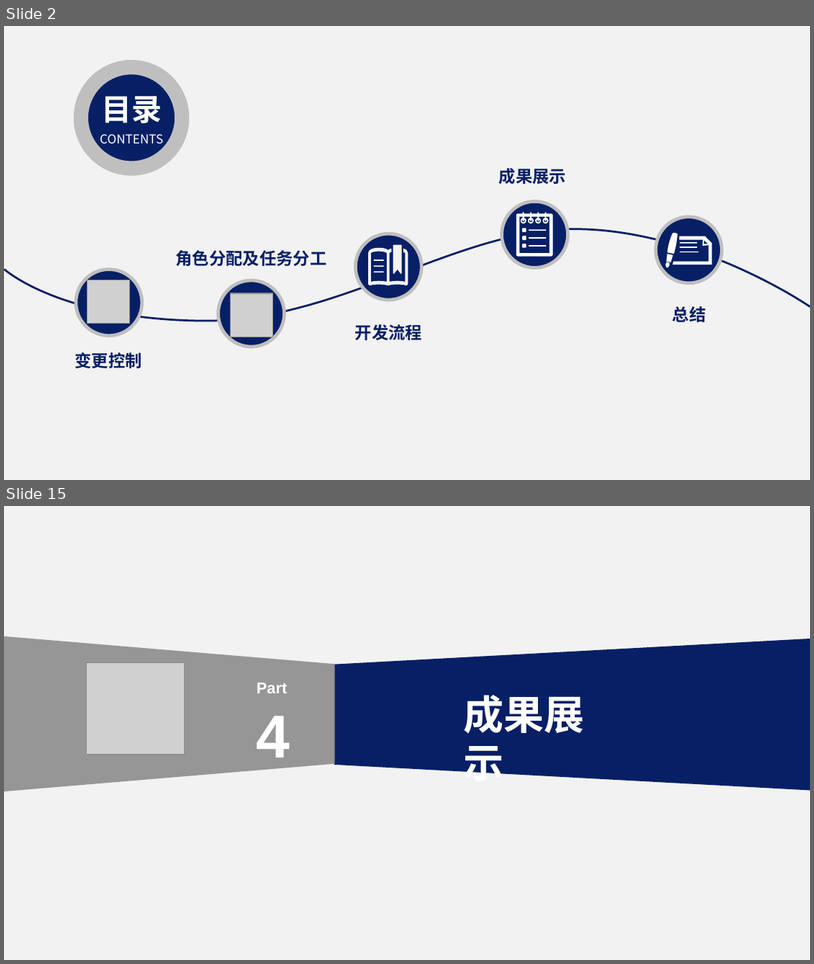
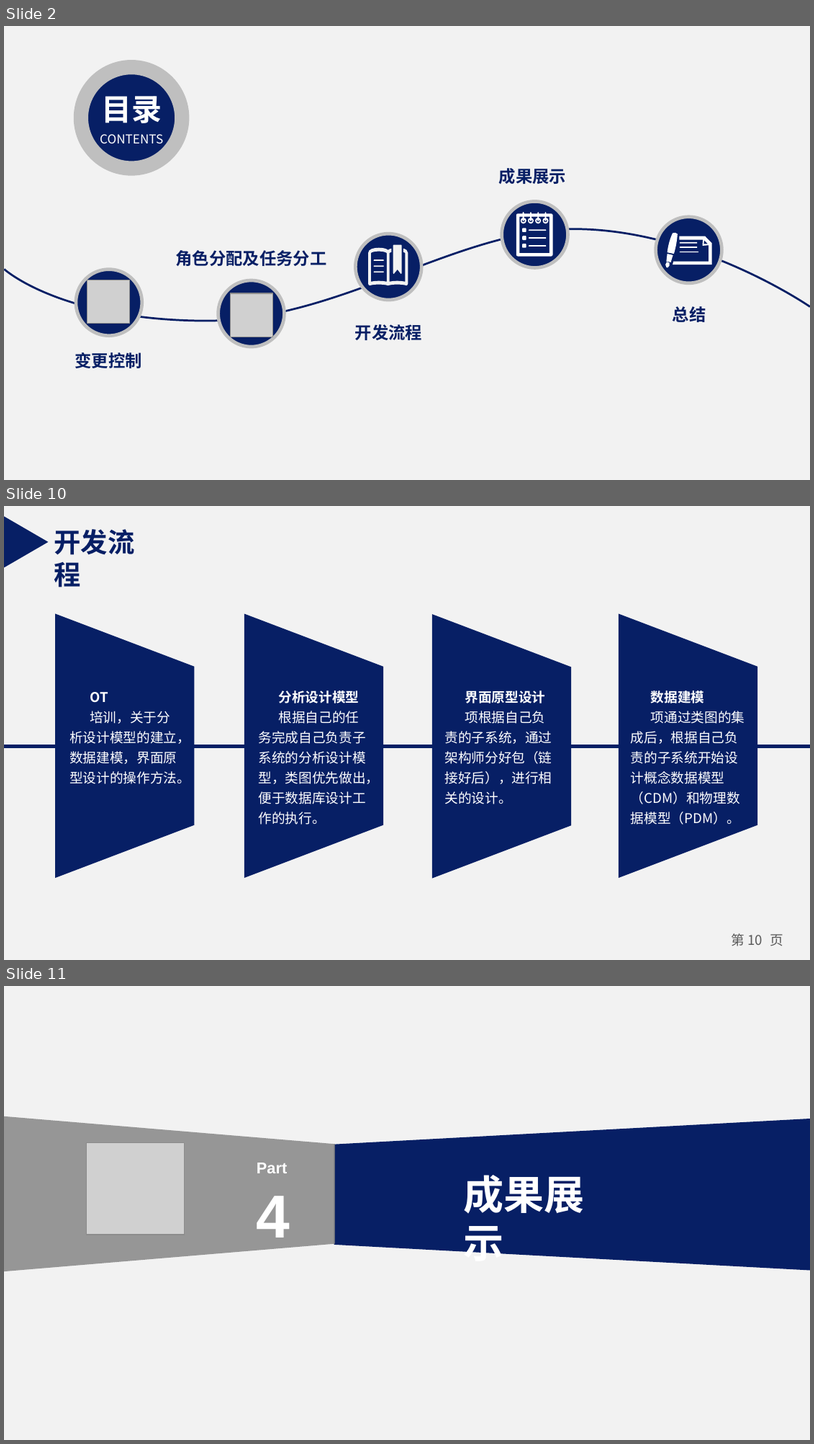
Before and after one commit to NillsWang/OlineEducationSys, a slide deck: practical_exloir/精化阶段/8组 阶段评审 刘杰 .pptx. Shown one above the other, each under a label of ours: slides 2 and 15 before the commit, slides 2, 10 and 11 after it; the slides between them are not shown. The pictures are 814x964 and 814x1444 pixels, drawn with LibreOffice and Linux fonts; fonts in the diff are those of the drawing; grey boxes stand for pictures. Boxes give left, top, right and bottom in pixels: in the first picture for what was removed or moved away, otherwise in the second. Text is boxed around its words. In the diff, an @@ line names an element or a change of style, - is before the commit and + after.

```diff
--- a/practical_exloir/精化阶段/8组 阶段评审 刘杰 .pptx
+++ b/practical_exloir/精化阶段/8组 阶段评审 刘杰 .pptx
@@ slide 10 added at [4,506,810,960], background #F2F2F2 @@
@@ triangle added at [5,516,49,568], fill #071F65 @@
@@ text added at [54,529,135,587], 24 pt, text #071F65, bold @@
+开发流程
@@ freeform shape added at [56,614,195,878], fill #071F65 @@
@@ freeform shape added at [244,614,384,878], fill #071F65 @@
@@ freeform shape added at [432,614,571,878], fill #071F65 @@
@@ freeform shape added at [618,614,758,878], fill #071F65 @@
@@ text added at [70,692,190,784], 12 pt, text #FFFFFF @@
+OT
+培训，关于分析设计模型的建立，数据建模，界面原型设计的操作方法。
@@ text added at [259,690,380,824], 12 pt, text #FFFFFF @@
+分析设计模型
+根据自己的任务完成自己负责子系统的分析设计模型，类图优先做出，便于数据库设计工作的执行。
@@ text added at [445,690,552,804], 12 pt, text #FFFFFF @@
+界面原型设计
+项根据自己负责的子系统，通过架构师分好包（链接好后），进行相关的设计。
@@ text added at [631,688,746,824], 12 pt, text #FFFFFF @@
+数据建模
+项通过类图的集成后，根据自己负责的子系统开始设计概念数据模型（CDM）和物理数据模型（PDM）。
@@ line added from (4, 746) to (810, 746), #071F65 3 pt @@
@@ page number added at [732,933,784,946], 12 pt, text #595959 @@
+第 10 页
@@ what was slide 15 is now slide 11 @@
```
Also in this commit, not shown: 9 slides changed, 3 other slides added, 8 slides removed, 1 other file.
